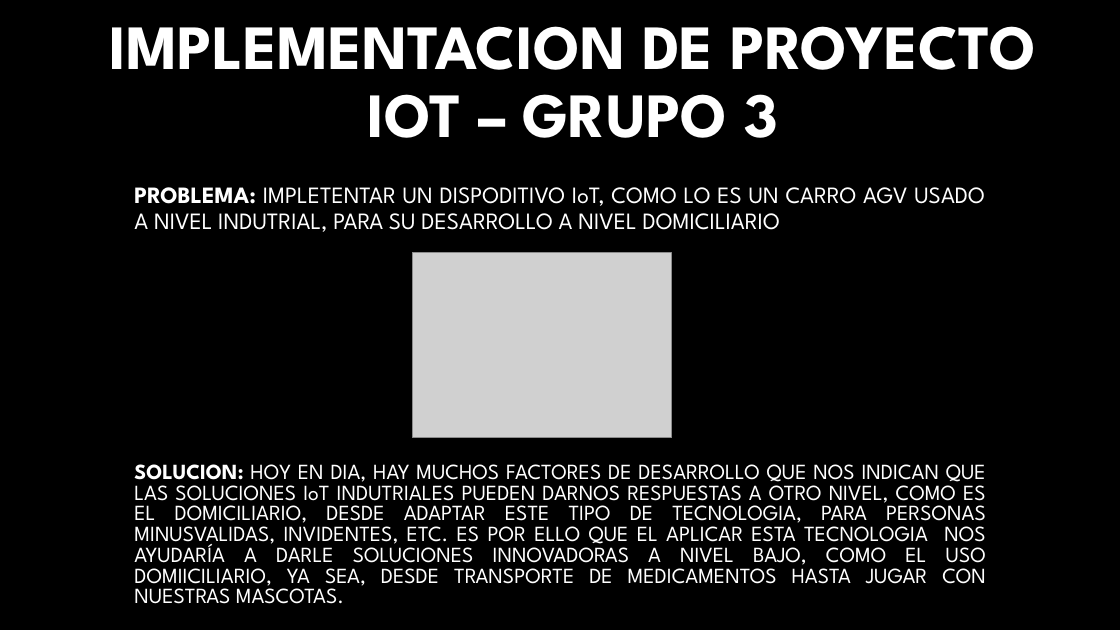
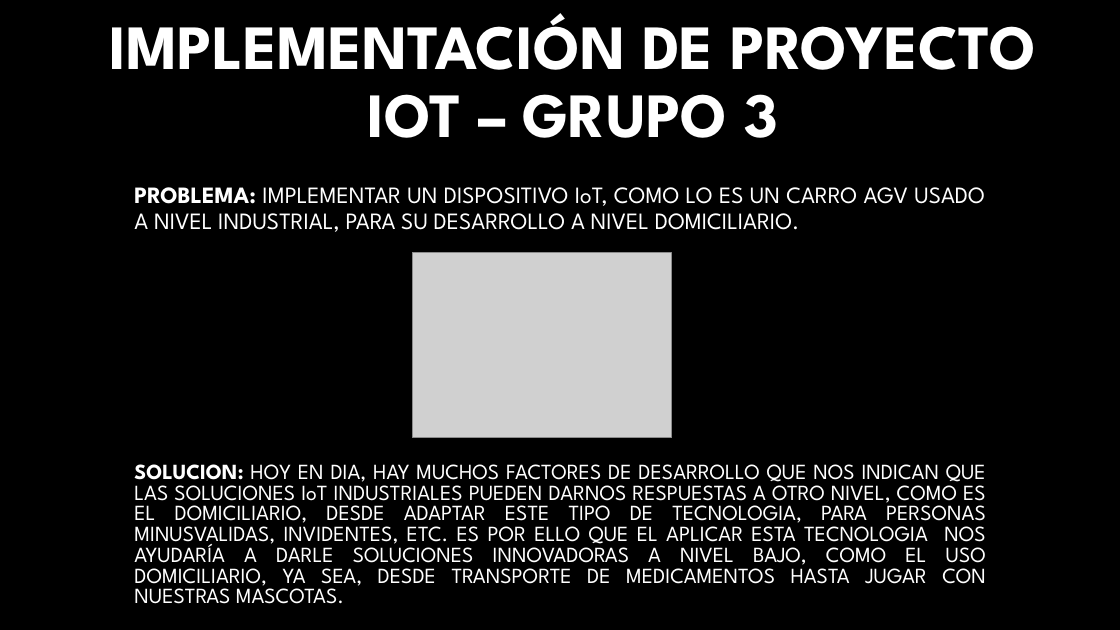
Before and after one commit to ISPC-TST-Electronica-Microcontrolada/Grupo3, a slide deck: slide 1 of PROYECTO AUTO/MATERIAL AULICO/Implementacion de proyecto Iot – grupo 3.pptx. Drawn at 1120x630 pixels with LibreOffice and Linux fonts; fonts in the diff are those of the drawing; grey boxes stand for pictures; background and template pictures are left out. Boxes give left, top, right and bottom in pixels: in the first picture for what was removed or moved away, otherwise in the second. Text is boxed around its words. In the diff, an @@ line names an element or a change of style, - is before the commit and + after.

```diff
--- a/PROYECTO AUTO/MATERIAL AULICO/Implementacion de proyecto Iot – grupo 3.pptx
+++ b/PROYECTO AUTO/MATERIAL AULICO/Implementacion de proyecto Iot – grupo 3.pptx
@@ title at <box>109,13,1036,138</box>: text changed @@
-IMPLEMENTACION DE PROYECTO IOT – GRUPO 3
+IMPLEMENTACIÓN DE PROYECTO IOT – GRUPO 3
@@ subtitle at <box>134,187,985,232</box>: text changed @@
-PROBLEMA: IMPLETENTAR UN DISPODITIVO IoT, COMO LO ES UN CARRO AGV USADO A NIVEL INDUTRIAL, PARA SU DESARROLLO A NIVEL DOMICILIARIO
+PROBLEMA: IMPLEMENTAR UN DISPOSITIVO IoT, COMO LO ES UN CARRO AGV USADO A NIVEL INDUSTRIAL, PARA SU DESARROLLO A NIVEL DOMICILIARIO.
@@ text at <box>134,464,986,604</box>: text changed @@
-SOLUCION: HOY EN DIA, HAY MUCHOS FACTORES DE DESARROLLO QUE NOS INDICAN QUE LAS SOLUCIONES IoT INDUTRIALES PUEDEN DARNOS RESPUESTAS A OTRO NIVEL, COMO ES EL DOMICILIARIO, DESDE ADAPTAR ESTE TIPO DE TECNOLOGIA, PARA PERSONAS MINUSVALIDAS, INVIDENTES, ETC. ES POR ELLO QUE EL APLICAR ESTA TECNOLOGIA NOS AYUDARÍA A DARLE SOLUCIONES INNOVADORAS A NIVEL BAJO, COMO EL USO DOMIICILIARIO, YA SEA, DESDE TRANSPORTE DE MEDICAMENTOS HASTA JUGAR CON NUESTRAS MASCOTAS.
+SOLUCION: HOY EN DIA, HAY MUCHOS FACTORES DE DESARROLLO QUE NOS INDICAN QUE LAS SOLUCIONES IoT INDUSTRIALES PUEDEN DARNOS RESPUESTAS A OTRO NIVEL, COMO ES EL DOMICILIARIO, DESDE ADAPTAR ESTE TIPO DE TECNOLOGIA, PARA PERSONAS MINUSVALIDAS, INVIDENTES, ETC. ES POR ELLO QUE EL APLICAR ESTA TECNOLOGIA NOS AYUDARÍA A DARLE SOLUCIONES INNOVADORAS A NIVEL BAJO, COMO EL USO DOMICILIARIO, YA SEA, DESDE TRANSPORTE DE MEDICAMENTOS HASTA JUGAR CON NUESTRAS MASCOTAS.
```
Also in this commit, not shown: 4 other slides changed.
